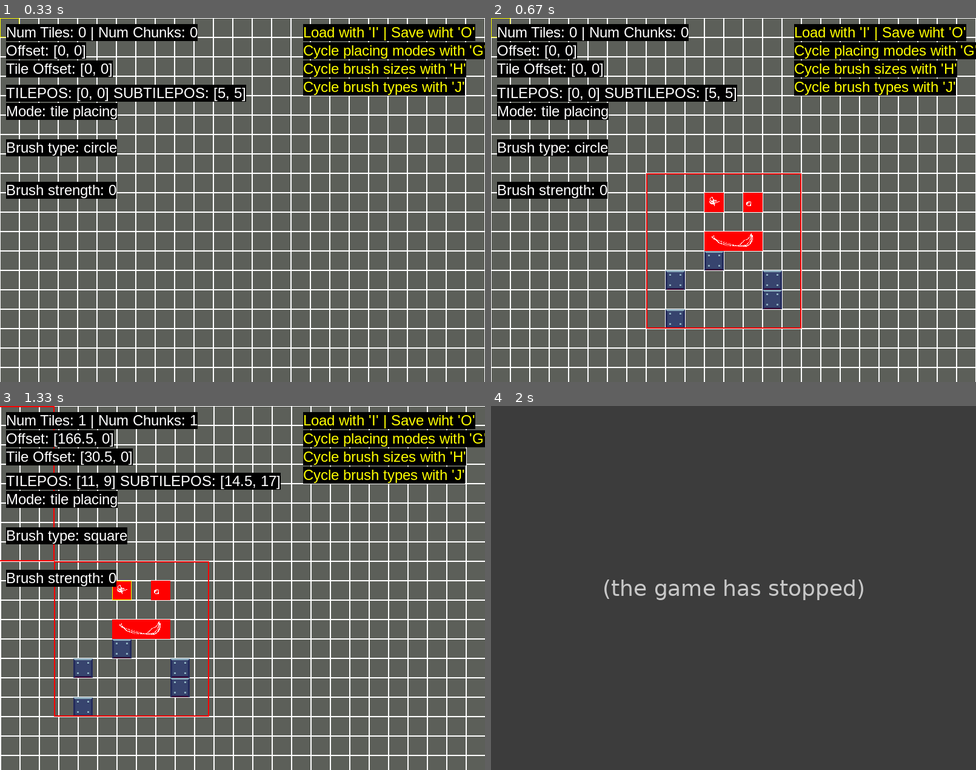
Above: before the commit, frames 1-4 (two rows, left to right).
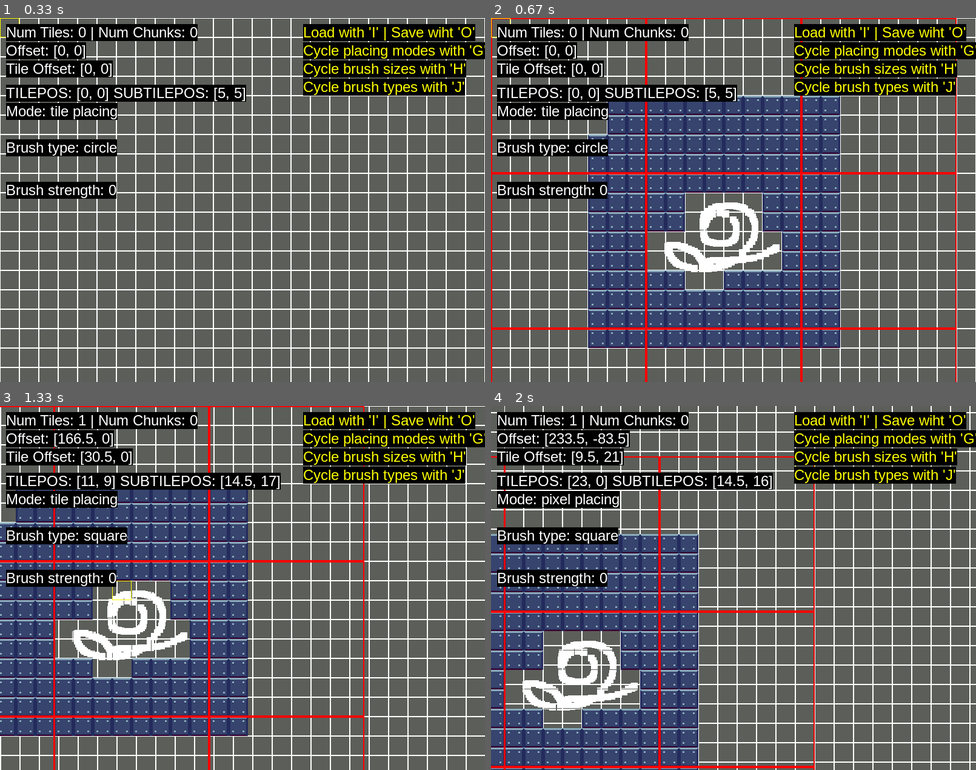
Above: after the commit, the same moments.

Repository: tea-enjoyer11/PlatformerGame0
Game: pygame game, started from leveleditor.py
Same seed, same stepped clock (60 frames per second), same inputs: the game is played once before the commit and once after it.
Inputs (mouse positions are in pixels of both pictures, inside the frame that each line leads up to):
- Up to frame 1 (0.33 s): no input
- Up to frame 2 (0.67 s): tap I at 0.33 s
- Up to frame 3 (1.33 s): click "Offset: [0, 0]" at 0.72 s; hold D from 1 s (still down); move the mouse to (126, 591) at 1.03 s; tap J at 1.07 s
- Up to frame 4 (2 s): tap J at 1.37, 1.9 s; release D at 1.47 s; tap O at 1.5 s; hold W from 1.83 s (still down); move the mouse to (806, 460) at 1.87 s; tap G at 1.98 s

Frame 1 is identical in both runs. In frame 2, 32% of the frame differs, in the area x 0-96%, y 0-100%; in frame 3, 28%; in frame 4, 100%, in the area x 0-100%, y 0-100%.
Error before the commit: TypeError: cannot pickle 'dict_items' object (tiles.py line 222); the game stopped at 1.5 s (later frames are placeholders)

Commit message:
serialize DONE!

Diff:
--- a/Scripts/tiles.py
+++ b/Scripts/tiles.py
@@ -1,11 +1,27 @@
 from pprint import pprint
 from copy import deepcopy
 from itertools import chain
-from queue import Queue
 import os
 from Scripts.CONFIG import *
 from Scripts.CONFIG import Vector2
 from typing import Literal
+
+
+class Queue:
+    def __init__(self) -> None:
+        self._content: list[object] = []
+
+    def empty(self) -> bool:
+        return bool(len(self._content))
+
+    def put(self, obj: object) -> None:
+        if obj not in self._content:
+            self._content.append(obj)
+
+    def get(self) -> object:
+        if not self.empty():
+            return self._content.pop(0)
+        return None
 
 
 NEIGHBOR_OFFSETS = [
@@ -101,7 +117,6 @@
                 pos = (x, y)
                 if pos in self.pixel_data:
                     c = self.pixel_data[pos]
-                    print(c)
                     if c == "black":
                         continue
                     else:
@@ -384,7 +399,7 @@
         self._pre_render_data = self._calc_pre_render_data()
 
     def _calc_pre_render_data(self) -> None:
-        return chain(self._tiles.items(), self._ghost_tiles.items())
+        return list(chain(self._tiles.items(), self._ghost_tiles.items()))
 
     def pre_render_needed(self) -> bool:
         h1 = hash(self._last_pre_render_data)
@@ -719,7 +734,16 @@
 
     def serialize(self, directory: str) -> None:
         for chunk in self._chunks.values():
+            prd = chunk._pre_render_data
+            lprd = chunk._last_pre_render_data
+
+            chunk.__setattr__("_pre_render_data", None)
+            chunk.__setattr__("_last_pre_render_data", None)
+
             serialize_chunk(chunk.copy(), directory)
+
+            chunk._pre_render_data = prd
+            chunk._last_pre_render_data = lprd
 
     @ staticmethod
     def deserialize(directory: str) -> "TileMap":
@@ -738,7 +762,6 @@
                 custom_tiles = [t for _, t in c._tiles.items() if t.type == TileType.TILE_CUSTOM]
                 for c_tile in custom_tiles:
                     c_tile.pre_render(force_pre_render=True)
-            print(c_tile._pre_renderd_surf)
             chunks[tuple(c.pos)] = c
         tilemap._chunks = chunks
         tilemap.pre_render_chunks()
--- /dev/null
+++ b/tteeesttt.py
@@ -0,0 +1,9 @@
+from pygame import Vector2
+
+v = Vector2(24, 4)
+v = v % Vector2(6)  # this doesn't work
+v = v % 6  # and his doesn't work
+v %= Vector2(6)  # neither does this
+v %= 6  # and this
+
+print(v)
Binary file added: saves/t1/(0.0, 0.0).data
Binary file added: saves/t1/(0.0, 1.0).data
Binary file added: saves/t1/(0.0, 2.0).data
Binary file added: saves/t1/(1.0, 0.0).data
Binary file changed: saves/t1/(1.0, 1.0).data
Binary file added: saves/t1/(1.0, 2.0).data
Binary file added: saves/t1/(2.0, 0.0).data
Binary file added: saves/t1/(2.0, 1.0).data
Binary file added: saves/t1/(2.0, 2.0).data
